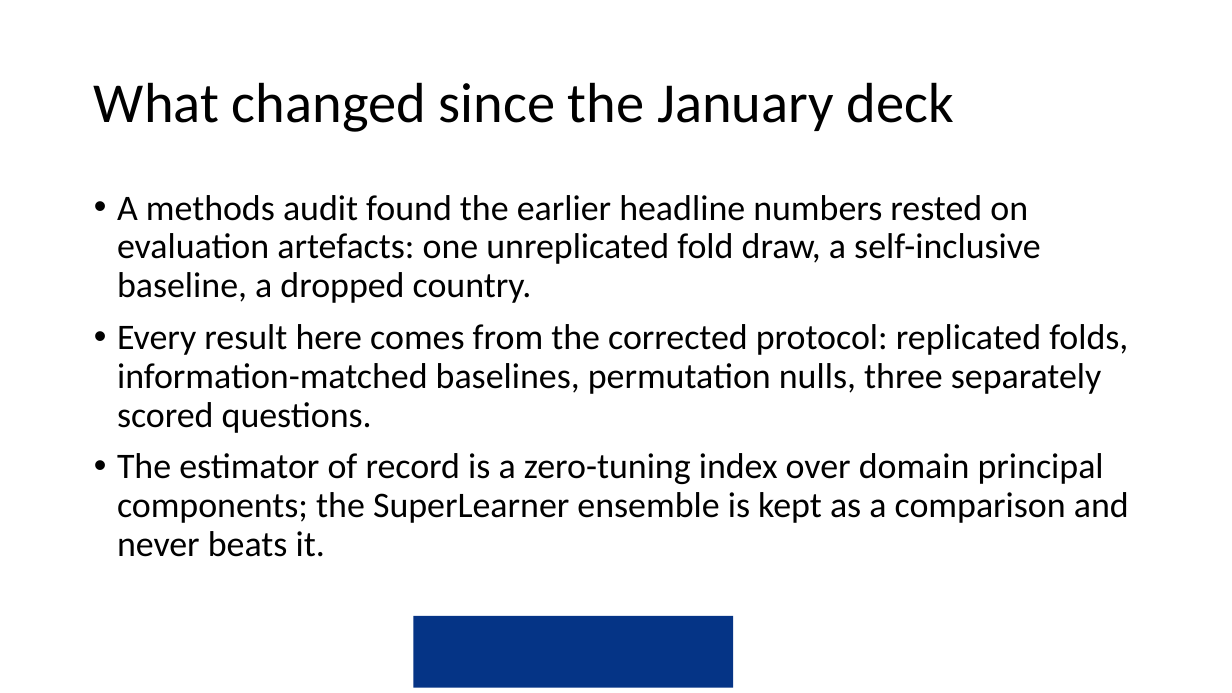
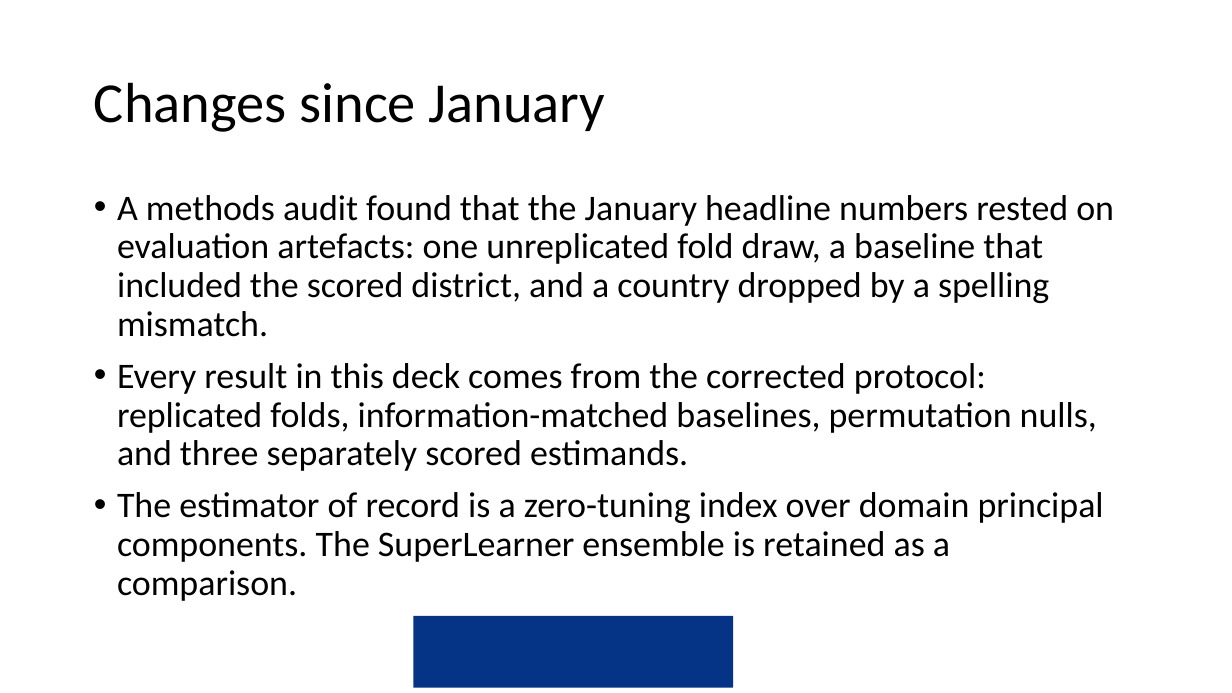
Before and after one commit to amertens/mn-prediction, a slide deck: slide 4 of docs/slides/MN-proxy-Ghana-presentation-2026-09.pptx (slide 3 before the commit). Drawn at 1232x693 pixels with LibreOffice and Linux fonts; fonts in the diff are those of the drawing; background and template pictures are left out. Boxes give left, top, right and bottom in pixels: in the first picture for what was removed or moved away, otherwise in the second. Text is boxed around its words. In the diff, an @@ line names an element or a change of style, - is before the commit and + after.

```diff
--- a/docs/slides/MN-proxy-Ghana-presentation-2026-09.pptx
+++ b/docs/slides/MN-proxy-Ghana-presentation-2026-09.pptx
@@ title at box(94, 82, 606, 132): text changed @@
-What changed since the January deck
+Changes since January
@@ text at box(117, 195, 1114, 601): text changed @@
-• A methods audit found the earlier headline numbers rested on evaluation artefacts: one unreplicated fold draw, a self-inclusive baseline, a dropped country.
-• Every result here comes from the corrected protocol: replicated folds, information-matched baselines, permutation nulls, three separately scored questions.
-• The estimator of record is a zero-tuning index over domain principal components; the SuperLearner ensemble is kept as a comparison and never beats it.
+• A methods audit found that the January headline numbers rested on evaluation artefacts: one unreplicated fold draw, a baseline that included the scored district, and a country dropped by a spelling mismatch.
+• Every result in this deck comes from the corrected protocol: replicated folds, information-matched baselines, permutation nulls, and three separately scored estimands.
+• The estimator of record is a zero-tuning index over domain principal components. The SuperLearner ensemble is retained as a comparison.
```
Also in this commit, not shown: 19 other slides changed, 30 slides added, 20 slides removed, 7 other files.
